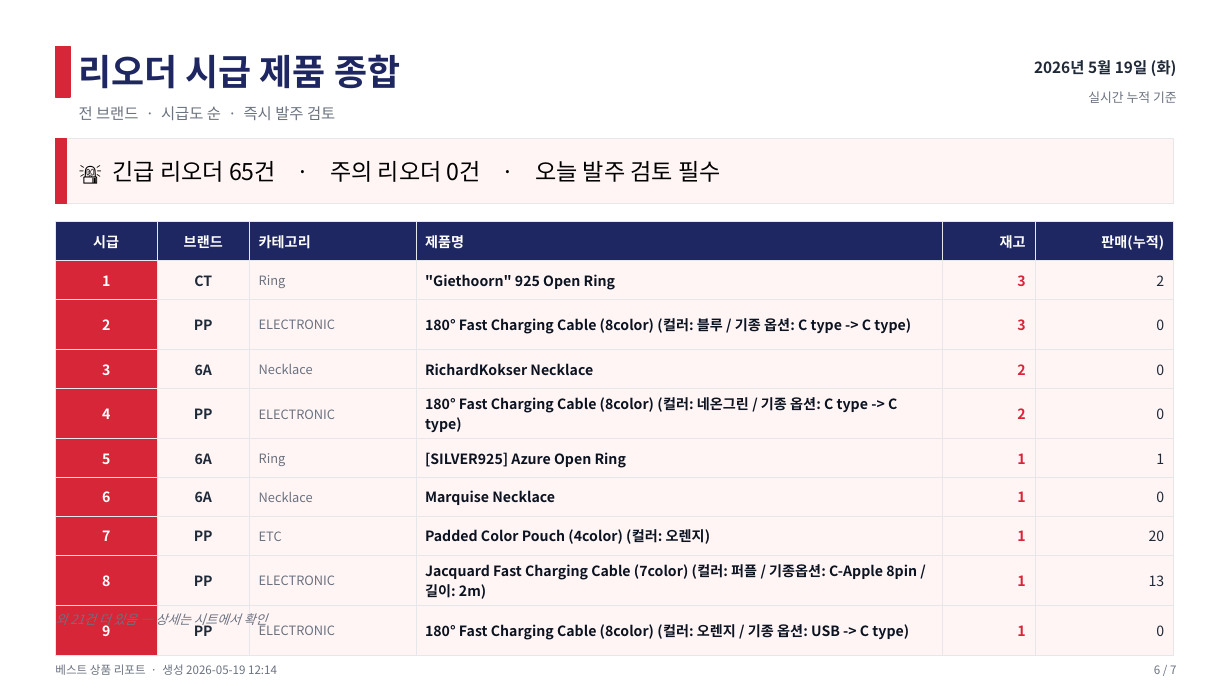
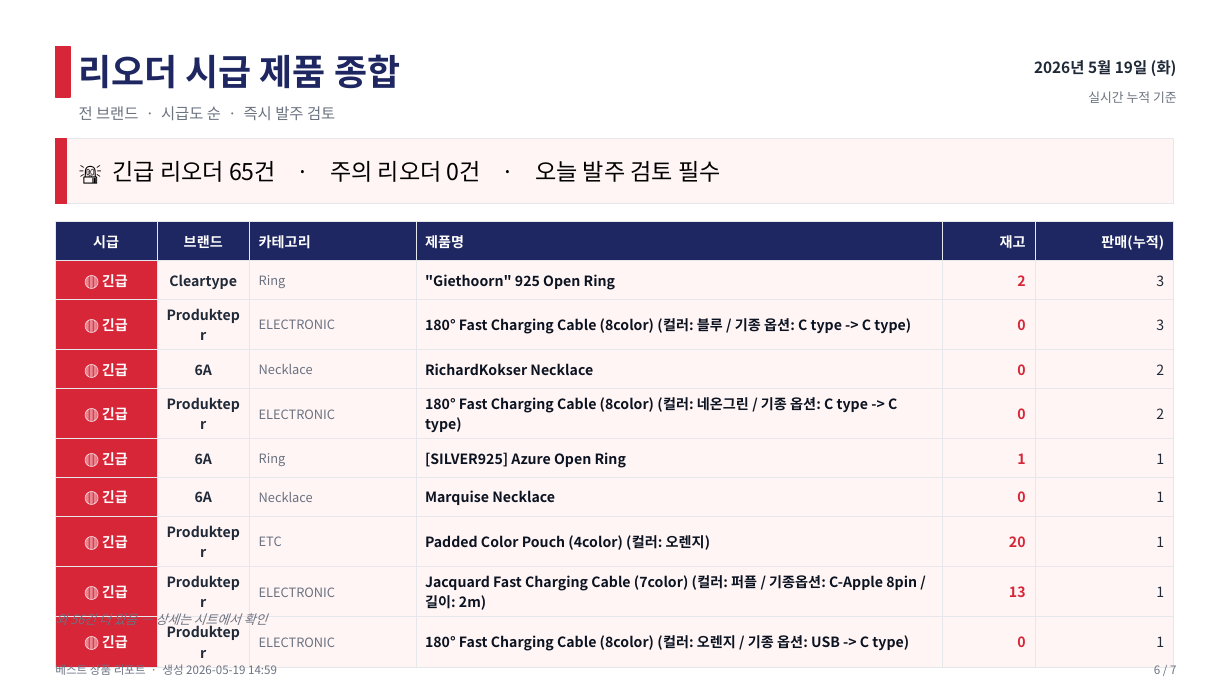
Before and after one commit to j65209/Brightbeed, a slide deck: slide 6 of data/sales-report.pptx. Drawn at 1232x693 pixels with LibreOffice and Linux fonts; fonts in the diff are those of the drawing. Boxes give left, top, right and bottom in pixels: in the first picture for what was removed or moved away, otherwise in the second. Text is boxed around its words. In the diff, an @@ line names an element or a change of style, - is before the commit and + after.

```diff
--- a/data/sales-report.pptx
+++ b/data/sales-report.pptx
@@ table at box(55, 222, 1174, 655) @@
-row 2: 1 | CT | Ring | "Giethoorn" 925 Open Ring | 3 | 2
+row 2: 🔴 긴급 | Cleartype | Ring | "Giethoorn" 925 Open Ring | 2 | 3
-row 3: 2 | PP | ELECTRONIC | 180° Fast Charging Cable (8color) (컬러: 블루 / 기종 옵션: C type -> C type) | 3 | 0
+row 3: 🔴 긴급 | Produktepr | ELECTRONIC | 180° Fast Charging Cable (8color) (컬러: 블루 / 기종 옵션: C type -> C type) | 0 | 3
-row 4: 3 | 6A | Necklace | RichardKokser Necklace | 2 | 0
+row 4: 🔴 긴급 | 6A | Necklace | RichardKokser Necklace | 0 | 2
-row 5: 4 | PP | ELECTRONIC | 180° Fast Charging Cable (8color) (컬러: 네온그린 / 기종 옵션: C type -> C type) | 2 | 0
+row 5: 🔴 긴급 | Produktepr | ELECTRONIC | 180° Fast Charging Cable (8color) (컬러: 네온그린 / 기종 옵션: C type -> C type) | 0 | 2
-row 6, column 1: 5
+row 6, column 1: 🔴 긴급
-row 7: 6 | 6A | Necklace | Marquise Necklace | 1 | 0
+row 7: 🔴 긴급 | 6A | Necklace | Marquise Necklace | 0 | 1
-row 8: 7 | PP | ETC | Padded Color Pouch (4color) (컬러: 오렌지) | 1 | 20
+row 8: 🔴 긴급 | Produktepr | ETC | Padded Color Pouch (4color) (컬러: 오렌지) | 20 | 1
-row 9: 8 | PP | ELECTRONIC | Jacquard Fast Charging Cable (7color) (컬러: 퍼플 / 기종옵션: C-Apple 8pin / 길이: 2m) | 1 | 13
+row 9: 🔴 긴급 | Produktepr | ELECTRONIC | Jacquard Fast Charging Cable (7color) (컬러: 퍼플 / 기종옵션: C-Apple 8pin / 길이: 2m) | 13 | 1
-row 10: 9 | PP | ELECTRONIC | 180° Fast Charging Cable (8color) (컬러: 오렌지 / 기종 옵션: USB -> C type) | 1 | 0
+row 10: 🔴 긴급 | Produktepr | ELECTRONIC | 180° Fast Charging Cable (8color) (컬러: 오렌지 / 기종 옵션: USB -> C type) | 0 | 1
@@ text at box(55, 610, 268, 628): text changed @@
-외 21건 더 있음 — 상세는 시트에서 확인
+외 56건 더 있음 — 상세는 시트에서 확인
@@ text at box(55, 662, 277, 678): text changed @@
-베스트 상품 리포트 · 생성 2026-05-19 12:14
+베스트 상품 리포트 · 생성 2026-05-19 14:59
```
Also in this commit, not shown: 6 other slides changed.
